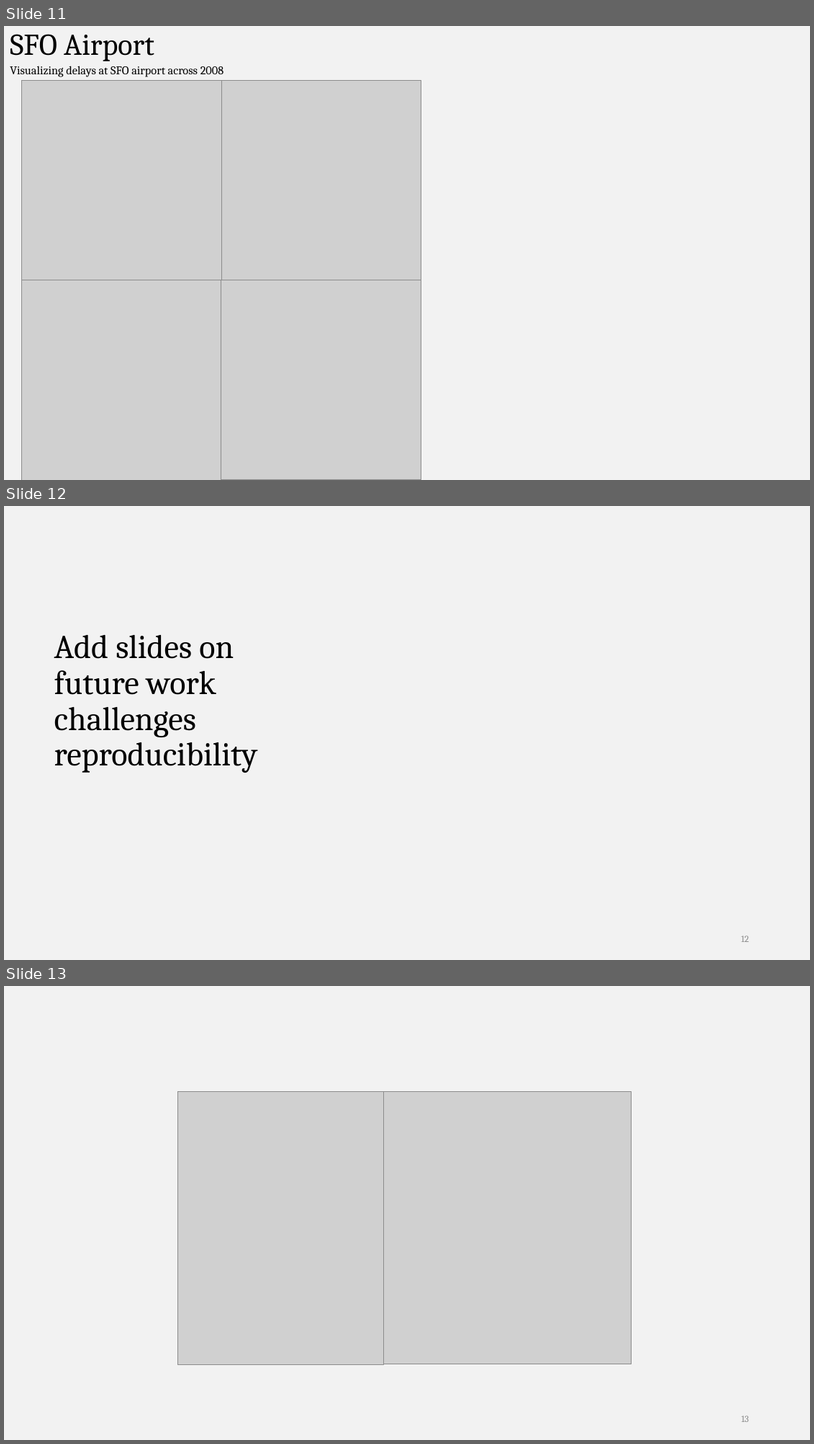
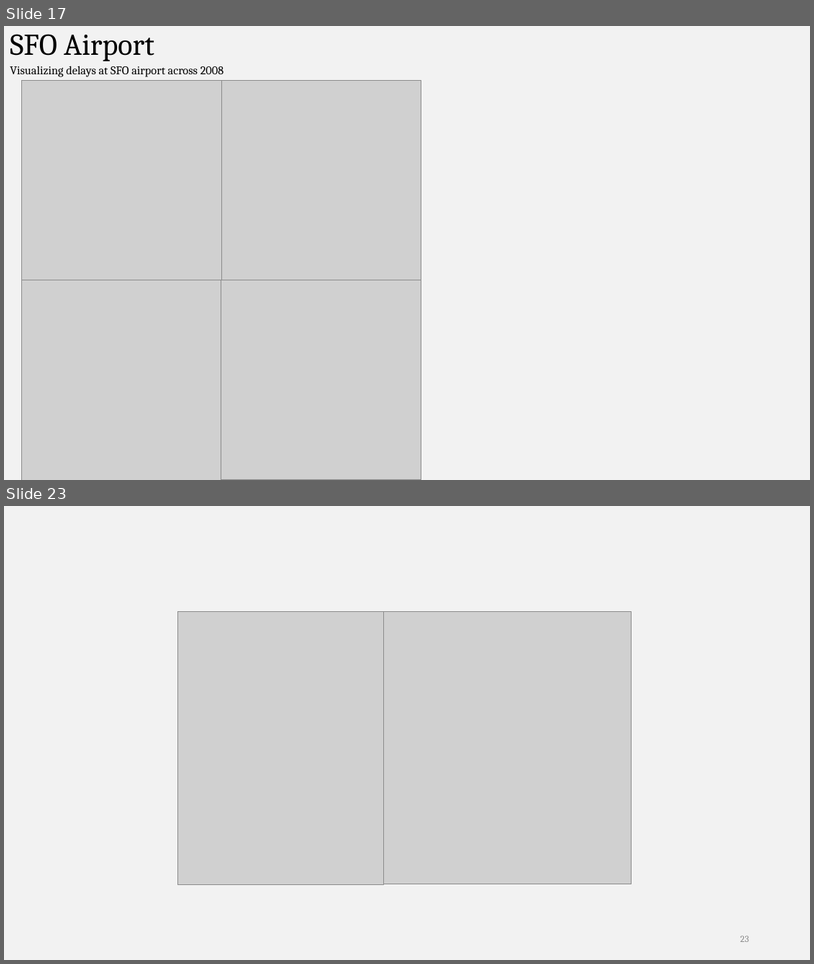
Before and after one commit to divyakkm/open-data-2014-airline, a slide deck: Analyzing Airline On-Time Data.pptx. Shown one above the other, each under a label of ours: slides 11, 12 and 13 before the commit, slides 17 and 23 after it; the slides between them are not shown. The pictures are 814x1444 and 814x964 pixels, drawn with LibreOffice and Linux fonts; fonts in the diff are those of the drawing; grey boxes stand for pictures. Boxes give left, top, right and bottom in pixels: in the first picture for what was removed or moved away, otherwise in the second. Text is boxed around its words. In the diff, an @@ line names an element or a change of style, - is before the commit and + after.

```diff
--- a/Analyzing Airline On-Time Data.pptx
+++ b/Analyzing Airline On-Time Data.pptx
@@ slide 12 removed at (4, 506, 810, 960), background #F2F2F2 @@
@@ title removed at (54, 635, 258, 772) @@
-Add slides on
-future work
-challenges
-reproducibility
@@ page number removed at (741, 935, 749, 942) @@
-12
@@ what was slide 11 is now slide 17 @@
@@ what was slide 13 is now slide 23 @@
@@ page number at (741, 935, 749, 942): text changed @@
-13
+23
```
Also in this commit, not shown: 12 slides added, 1 other slide removed.
